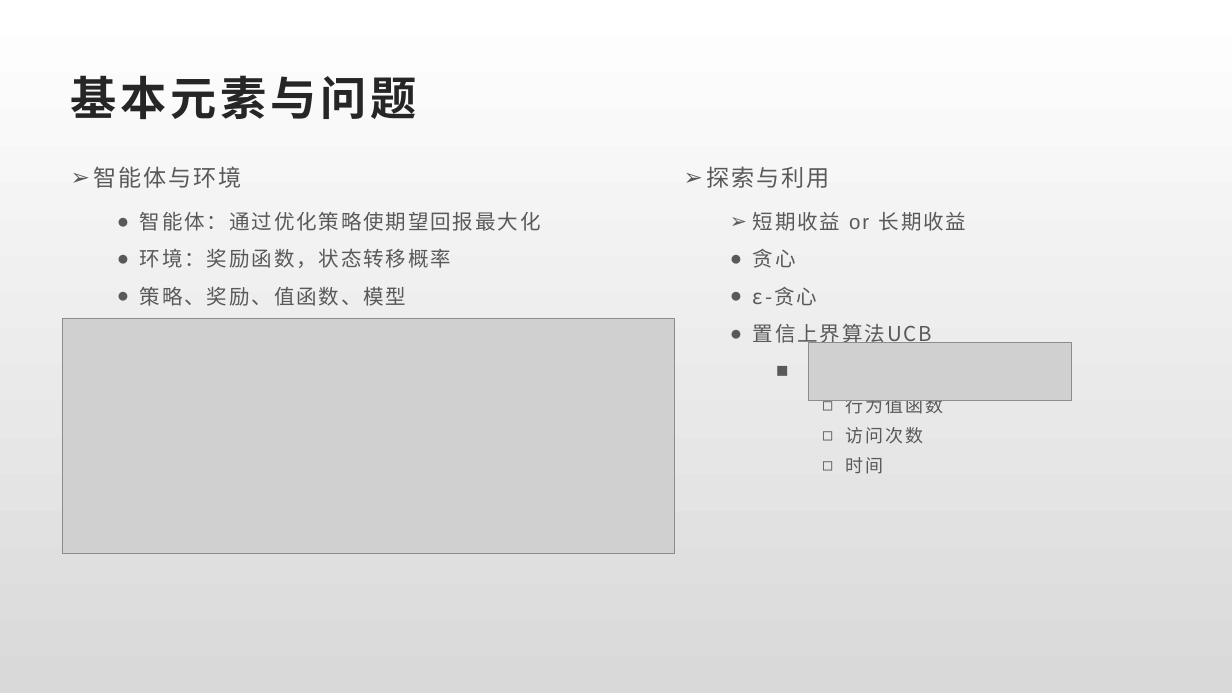
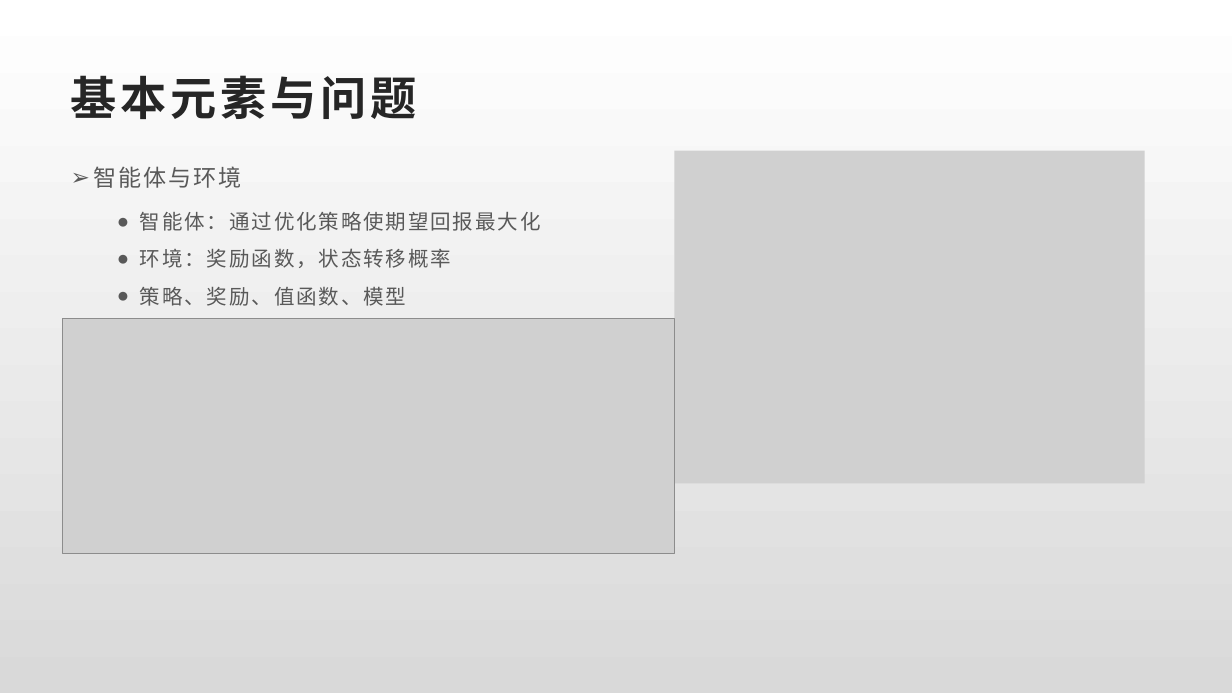
Before and after one commit to youchenlong/Code, a slide deck: slide 3 of Python/RL/深度强化学习.pptx. Drawn at 1232x693 pixels with LibreOffice and Linux fonts; fonts in the diff are those of the drawing; grey boxes stand for pictures; background and template pictures are left out. Boxes give left, top, right and bottom in pixels: in the first picture for what was removed or moved away, otherwise in the second. Text is boxed around its words. In the diff, an @@ line names an element or a change of style, - is before the commit and + after.

```diff
--- a/Python/RL/深度强化学习.pptx
+++ b/Python/RL/深度强化学习.pptx
@@ picture added at (675, 151, 1145, 483) @@
@@ text removed at (707, 166, 967, 474) @@
-➢ 探索与利用
-  ➢ 短期收益 or 长期收益
-  ● 贪心
-  ● ε-贪心
-  ● 置信上界算法UCB
-      ◻ 行为值函数
-      ◻ 访问次数
-      ◻ 时间
@@ picture removed at (809, 343, 1071, 400) @@
```
Also in this commit, not shown: 10 other slides changed, 8 slides added, 27 other files.
